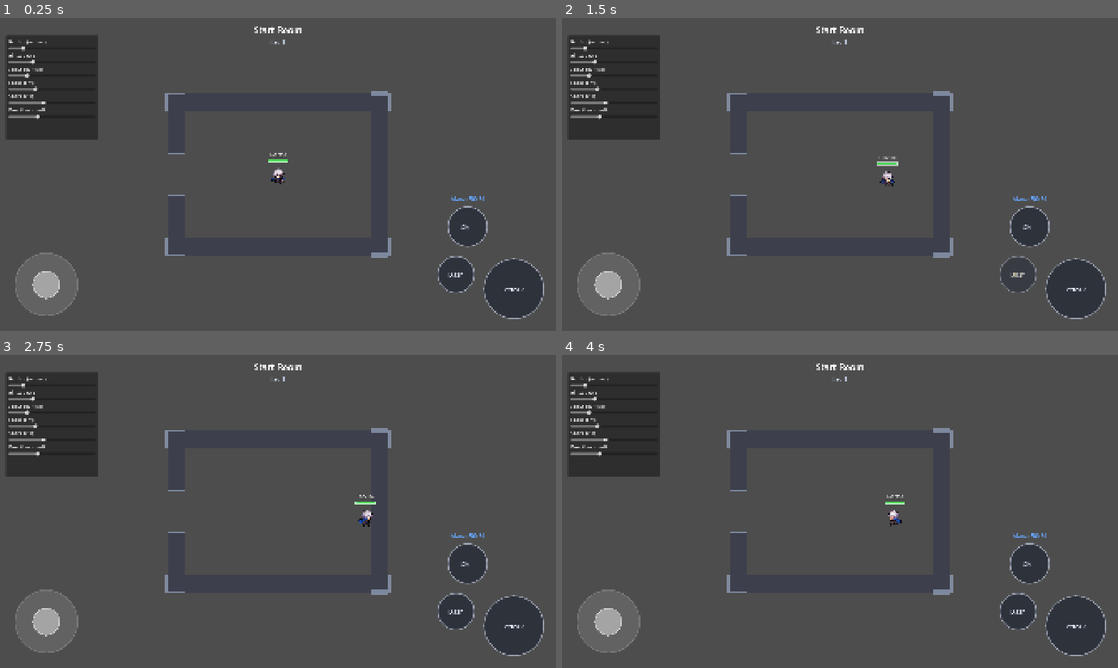
Above: before the commit, frames 1-4 (two rows, left to right).
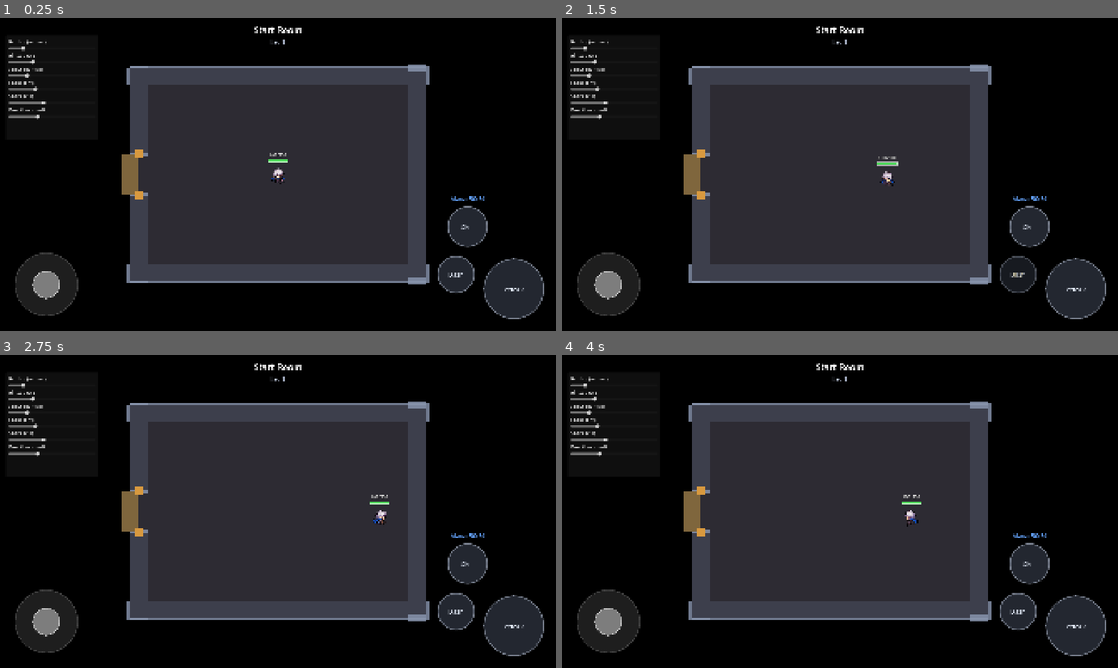
Above: after the commit, the same moments.

Repository: Xylion153/Dungeon
Game: Godot game, scene res://scenes/main/DungeonLevel.tscn
The game is run twice, just before and just after one commit, with the same random seed, the same clock (stepped at 60 frames per second) and the same inputs. This scene is started directly instead of the project's main scene.
Inputs (mouse positions are in pixels of both pictures, inside the frame that each line leads up to):
- Up to frame 1 (0.25 s): no input
- Up to frame 2 (1.5 s): tap Enter at 0.5 s; drag from (606, 284) to (739, 174) at 0.52 s; drag from (1017, 274) to (739, 174) at 1.27 s
- Up to frame 3 (2.75 s): tap Space at 2 s; move the mouse to (467, 564) at 2.02 s; hold D from 2.03 s (still down); hold K from 2.03 s (still down); click (467, 564) at 2.17 s
- Up to frame 4 (4 s): release D at 2.75 s; release K at 2.75 s; drag from (1073, 627) to (673, 464) at 2.77 s; tap Enter at 3.5 s; move the mouse to (1006, 558) at 3.52 s; hold A from 3.53 s (still down); hold K from 3.53 s (still down)

The runs differ from the first frame. In frame 1, 87% of the frame differs, in the area x 0-100%, y 0-100%; in frame 2, 88%; in frame 3, 87%; in frame 4, 87%.

Commit message:
Remove endless mode, grow dungeon rooms, add entryways/void, telegraph enemy spawns
Endless mode (the old wave-based Arena.tscn - killing its boss just led
into more regular-enemy waves forever, never actually ending) is gone:
Arena.tscn, arena.gd, GameOverScreen, and WaveSpawner are all deleted
outright (confirmed via grep that nothing else had a real dependency on
them, only comments). WorldMapMenu now offers just the two real
destinations, The Brute and The Depths.

DungeonLevel rooms are bigger (480x340 half-extents, up from 350x250) and
now read as actual lit rooms in a dark place rather than floating in the
default clear color - a black void Polygon2D plus a stone-colored room
floor, both permanent/fixed since every room is the same size, never
touched by the per-room content swap. Door gaps get a lit threshold strip
pushing past the wall line plus two torch-colored corner posts, reading
as an entryway rather than just an empty gap in the wall.

Enemies no longer appear directly on top of the player: each spawn places
a blinking floor marker (SpawnMarker) immediately and defers the actual
spawn by 2 seconds. The room-clear physics check now also waits on a
_pending_spawns counter, not just an empty alive-enemies list, since an
empty list during the telegraph window (nothing has spawned yet) would
otherwise read as "cleared" before the fight even starts.

Co-Authored-By: Claude Opus 5 <noreply@anthropic.com>

Diff:
--- /dev/null
+++ b/scenes/combat/SpawnMarker.tscn
@@ -0,0 +1,8 @@
+[gd_scene load_steps=2 format=3]
+
+[ext_resource type="Script" path="res://scripts/combat/spawn_marker.gd" id="1"]
+
+[node name="SpawnMarker" type="Node2D"]
+script = ExtResource("1")
+
+[node name="Visual" type="Polygon2D" parent="."]
--- a/scenes/main/Arena.tscn
+++ /dev/null
@@ -1,51 +0,0 @@
-[gd_scene load_steps=13 format=3]
-
-[ext_resource type="Script" path="res://scripts/main/arena.gd" id="0"]
-[ext_resource type="PackedScene" path="res://scenes/player/Player.tscn" id="1"]
-[ext_resource type="PackedScene" path="res://scenes/enemies/MeleeChaser.tscn" id="2"]
-[ext_resource type="PackedScene" path="res://scenes/ui/Hud.tscn" id="3"]
-[ext_resource type="PackedScene" path="res://scenes/ui/FeelKnobsPanel.tscn" id="4"]
-[ext_resource type="PackedScene" path="res://scenes/world/Obstacle.tscn" id="5"]
-[ext_resource type="Script" path="res://scripts/visuals/grid_background.gd" id="6"]
-[ext_resource type="Script" path="res://scripts/spawn/wave_spawner.gd" id="7"]
-[ext_resource type="PackedScene" path="res://scenes/enemies/RangedEnemy.tscn" id="8"]
-[ext_resource type="PackedScene" path="res://scenes/enemies/OrbitingEnemy.tscn" id="9"]
-[ext_resource type="PackedScene" path="res://scenes/enemies/BossEnemy.tscn" id="10"]
-[ext_resource type="PackedScene" path="res://scenes/ui/BossHealthBar.tscn" id="11"]
-[ext_resource type="PackedScene" path="res://scenes/ui/GameOverScreen.tscn" id="12"]
-
-[node name="Arena" type="Node2D"]
-script = ExtResource("0")
-
-[node name="Background" type="Node2D" parent="."]
-position = Vector2(960, 540)
-script = ExtResource("6")
-
-[node name="Player" parent="." instance=ExtResource("1")]
-position = Vector2(500, 540)
-
-[node name="Obstacle" parent="." instance=ExtResource("5")]
-position = Vector2(950, 560)
-scale = Vector2(0.4, 2.2)
-
-[node name="Obstacle2" parent="." instance=ExtResource("5")]
-position = Vector2(1550, 750)
-scale = Vector2(1.8, 0.4)
-
-[node name="Obstacle3" parent="." instance=ExtResource("5")]
-position = Vector2(700, 180)
-scale = Vector2(1.2, 1.2)
-
-[node name="WaveSpawner" type="Node2D" parent="."]
-script = ExtResource("7")
-enemy_scenes = Array[PackedScene]([ExtResource("2"), ExtResource("8"), ExtResource("9")])
-boss_scene = ExtResource("10")
-boss_wave = 5
-
-[node name="Hud" parent="." instance=ExtResource("3")]
-
-[node name="FeelKnobsPanel" parent="." instance=ExtResource("4")]
-
-[node name="BossHealthBar" parent="." instance=ExtResource("11")]
-
-[node name="GameOverScreen" parent="." instance=ExtResource("12")]
--- a/scenes/main/DungeonLevel.tscn
+++ b/scenes/main/DungeonLevel.tscn
@@ -8,6 +8,14 @@
 
 [node name="DungeonLevel" type="Node2D"]
 script = ExtResource("0")
+
+[node name="VoidBackground" type="Polygon2D" parent="."]
+polygon = PackedVector2Array(-1000, -800, 2920, -800, 2920, 1880, -1000, 1880)
+color = Color(0, 0, 0, 1)
+
+[node name="RoomFloor" type="Polygon2D" parent="."]
+position = Vector2(960, 540)
+color = Color(0.18, 0.17, 0.2, 1)
 
 [node name="RoomContent" type="Node2D" parent="."]
 position = Vector2(960, 540)
--- a/scenes/ui/GameOverScreen.tscn
+++ /dev/null
@@ -1,47 +0,0 @@
-[gd_scene load_steps=2 format=3]
-
-[ext_resource type="Script" path="res://scripts/ui/game_over_screen.gd" id="1"]
-
-[node name="GameOverScreen" type="CanvasLayer"]
-script = ExtResource("1")
-
-[node name="Background" type="ColorRect" parent="."]
-offset_right = 1920.0
-offset_bottom = 1080.0
-color = Color(0, 0, 0, 0.75)
-
-[node name="CenterContainer" type="CenterContainer" parent="."]
-offset_right = 1920.0
-offset_bottom = 1080.0
-
-[node name="VBoxContainer" type="VBoxContainer" parent="CenterContainer"]
-layout_mode = 2
-theme_override_constants/separation = 30
-
-[node name="Title" type="Label" parent="CenterContainer/VBoxContainer"]
-layout_mode = 2
-theme_override_font_sizes/font_size = 72
-horizontal_alignment = 1
-text = "YOU DIED"
-
-[node name="WaveLabel" type="Label" parent="CenterContainer/VBoxContainer"]
-layout_mode = 2
-theme_override_font_sizes/font_size = 36
-horizontal_alignment = 1
-text = "Wave Reached: 0"
-
-[node name="Spacer" type="Control" parent="CenterContainer/VBoxContainer"]
-custom_minimum_size = Vector2(0, 20)
-layout_mode = 2
-
-[node name="RetryButton" type="Button" parent="CenterContainer/VBoxContainer"]
-custom_minimum_size = Vector2(400, 110)
-layout_mode = 2
-theme_override_font_sizes/font_size = 34
-text = "Retry (Same Loadout)"
-
-[node name="ChangeLoadoutButton" type="Button" parent="CenterContainer/VBoxContainer"]
-custom_minimum_size = Vector2(400, 110)
-layout_mode = 2
-theme_override_font_sizes/font_size = 34
-text = "Return to Town"
--- a/scripts/autoload/game_state.gd
+++ b/scripts/autoload/game_state.gd
@@ -7,13 +7,13 @@
 var equipped_skill: SkillData = null
 var run_loot: Array[GearPieceData] = [] ## gear collected THIS run - banked to SaveManager's inventory on death, not equipped mid-run
 var run_artifact_loot: Array[ArtifactPieceData] = [] ## same idea as run_loot, for Artifacts
-var active_run_buffs: Array[StatModifierData] = [] ## Shop consumable effects for the current run - rebuilt by arena.gd on each run start
+var active_run_buffs: Array[StatModifierData] = [] ## Shop consumable effects for the current run - rebuilt by whatever combat scene's script starts the run
 
 ## Consumes one of each owned Shop consumable and stages its effect for the
-## run about to start. Must run BEFORE Arena.tscn loads (its Player reads
-## active_run_buffs during its own _ready(), and children ready before their
-## parent - Arena.tscn's own _ready() would already be too late) - call this
-## from every place that changes the scene to Arena.tscn, not just one.
+## run about to start. Must run BEFORE the combat scene loads (its Player
+## reads active_run_buffs during its own _ready(), and children ready before
+## their parent - the scene's own _ready() would already be too late) - call
+## this from every place that changes to a combat scene, not just one.
 func apply_run_buffs() -> void:
 	active_run_buffs.clear()
 	for consumable in DataFolder.list_resources("res://data/consumables"):
--- /dev/null
+++ b/scripts/combat/spawn_marker.gd
@@ -0,0 +1,18 @@
+extends Node2D
+## A blinking floor marker that telegraphs an enemy about to spawn there -
+## purely visual. DungeonLevel owns the actual timing and is responsible for
+## freeing this node itself once the telegraph completes (so it can check
+## is_instance_valid() to detect "the room was already left" and skip a
+## spawn into a stale room).
+
+@onready var shape_visual: Polygon2D = $Visual
+
+func _ready() -> void:
+	shape_visual.polygon = _diamond_polygon(16.0)
+	shape_visual.color = Color(0.9, 0.2, 0.2, 0.85)
+	var tween := create_tween().set_loops()
+	tween.tween_property(shape_visual, "modulate:a", 0.15, 0.35).set_ease(Tween.EASE_IN_OUT)
+	tween.tween_property(shape_visual, "modulate:a", 1.0, 0.35).set_ease(Tween.EASE_IN_OUT)
+
+func _diamond_polygon(size: float) -> PackedVector2Array:
+	return PackedVector2Array([Vector2(0, -size), Vector2(size, 0), Vector2(0, size), Vector2(-size, 0)])
--- a/scripts/data/consumable_data.gd
+++ b/scripts/data/consumable_data.gd
@@ -2,8 +2,8 @@
 extends Resource
 ## A Shop-purchasable one-run buff: bought once, auto-applied (and consumed)
 ## the next time a run starts. Same StatModifierData the rest of the stat
-## pipeline already understands - see scripts/main/arena.gd's _ready() and
-## GameState.active_run_buffs.
+## pipeline already understands - see GameState.apply_run_buffs()/
+## active_run_buffs.
 
 @export var id := ""
 @export var display_name := ""
--- a/scripts/main/arena.gd
+++ /dev/null
@@ -1,41 +0,0 @@
-extends Node2D
-
-const KILL_XP := 5.0
-const WAVE_CLEAR_XP := 25.0
-
-@onready var wave_spawner: WaveSpawner = $WaveSpawner
-@onready var game_over_screen: CanvasLayer = $GameOverScreen
-
-var current_wave := 0
-
-func _ready() -> void:
-	EventBus.wave_started.connect(func(w: int) -> void: current_wave = w)
-	EventBus.enemy_killed.connect(_on_enemy_killed)
-	EventBus.wave_cleared.connect(_on_wave_cleared)
-	call_deferred("_bind_player")
-
-func _on_enemy_killed(_attacker: Node, _enemy: Node, _killing_blow_damage: float) -> void:
-	if GameState.current_class:
-		SaveManager.add_xp(GameState.current_class.id, KILL_XP)
-
-func _on_wave_cleared(_wave_number: int) -> void:
-	if GameState.current_class:
-		SaveManager.add_xp(GameState.current_class.id, WAVE_CLEAR_XP)
-
-func _bind_player() -> void:
-	var player := get_tree().get_first_node_in_group("player")
-	if player:
-		player.died.connect(_on_player_died)
-
-func _on_player_died() -> void:
-	wave_spawner.set_physics_process(false)
-	# "Carrying loot back to town": everything collected this run banks into
-	# the persistent inventory the instant the run ends, then the run list
-	# clears so the next attempt starts empty.
-	for piece in GameState.run_loot:
-		SaveManager.add_to_inventory(piece)
-	GameState.run_loot.clear()
-	for piece in GameState.run_artifact_loot:
-		SaveManager.add_artifact_to_inventory(piece)
-	GameState.run_artifact_loot.clear()
-	game_over_screen.show_result(current_wave)
--- a/scripts/main/dungeon_level.gd
+++ b/scripts/main/dungeon_level.gd
@@ -8,18 +8,20 @@
 
 const ROOM_COUNT := 7
 const MAX_GRID_EXTENT := 3
-const ROOM_HALF_WIDTH := 350.0
-const ROOM_HALF_HEIGHT := 250.0
+const ROOM_HALF_WIDTH := 480.0
+const ROOM_HALF_HEIGHT := 340.0
 const WALL_THICKNESS := 60.0
 const DOOR_GAP := 140.0
 const ENTRY_INSET := 90.0
 const KILL_XP := 5.0
 const BOSS_REWARD_GEMS := 75
 const REWARD_ROOM_GEMS := 25
+const SPAWN_TELEGRAPH_DURATION := 2.0 ## seconds a floor marker blinks before its enemy actually appears
 
 const ObstacleScene := preload("res://scenes/world/Obstacle.tscn")
 const BossScene := preload("res://scenes/enemies/BossEnemy.tscn")
 const LootPickupScene := preload("res://scenes/combat/LootPickup.tscn")
+const SpawnMarkerScene := preload("res://scenes/combat/SpawnMarker.tscn")
 const ENEMY_SCENES := [
 	preload("res://scenes/enemies/MeleeChaser.tscn"),
 	preload("res://scenes/enemies/RangedEnemy.tscn"),
@@ -31,12 +33,14 @@
 @onready var room_label: Label = $Hud/WaveLabel
 @onready var room_content: Node2D = $RoomContent
 @onready var room_camera: Camera2D = $RoomCamera
+@onready var room_floor: Polygon2D = $RoomFloor
 
 var _rooms: Dictionary = {} # Vector2i -> RoomData
 var _current_pos: Vector2i
 var _alive_enemies: Array = []
 var _door_triggers: Array[Area2D] = []
 var _room_has_enemies := false
+var _pending_spawns := 0 ## enemies whose telegraph marker hasn't resolved into a real spawn yet - the clear-check must not run while this is > 0
 
 func _ready() -> void:
 	# Fixed per-room camera, not scrolling with the player (small rooms are
@@ -47,6 +51,11 @@
 	room_camera.make_current()
 	CombatFeel.register_camera(room_camera)
 
+	room_floor.polygon = PackedVector2Array([
+		Vector2(-ROOM_HALF_WIDTH, -ROOM_HALF_HEIGHT), Vector2(ROOM_HALF_WIDTH, -ROOM_HALF_HEIGHT),
+		Vector2(ROOM_HALF_WIDTH, ROOM_HALF_HEIGHT), Vector2(-ROOM_HALF_WIDTH, ROOM_HALF_HEIGHT),
+	])
+
 	var generated := RoomGridGenerator.generate(ROOM_COUNT, MAX_GRID_EXTENT)
 	_rooms = generated["rooms"]
 	_current_pos = generated["start_pos"]
@@ -57,7 +66,7 @@
 	_load_room(_current_pos, Vector2i.ZERO)
 
 func _physics_process(_delta: float) -> void:
-	if not _room_has_enemies:
+	if not _room_has_enemies or _pending_spawns > 0:
 		return
 	_alive_enemies = _alive_enemies.filter(func(e): return is_instance_valid(e))
 	if _alive_enemies.is_empty():
@@ -96,6 +105,7 @@
 	_door_triggers.clear()
 	_alive_enemies.clear()
 	_room_has_enemies = false
+	_pending_spawns = 0
 
 	var room: RoomData = _rooms[pos]
 	_current_pos = pos
@@ -172,6 +182,7 @@
 		_build_wall_segment(Vector2(cross_offset, segment_center_axis), size)
 
 	_build_door_trigger(direction, cross_offset, horizontal, room)
+	_build_door_frame(direction, cross_offset, horizontal)
 
 func _build_wall_segment(local_center: Vector2, size: Vector2) -> void:
 	var obstacle := ObstacleScene.instantiate()
@@ -193,6 +204,45 @@
 	door.body_entered.connect(_on_door_entered.bind(direction))
 	_door_triggers.append(door)
 
+## A lit threshold strip pushing out past the wall line, plus two small
+## torch-lit corner posts flanking the gap - reads as "an entryway leading
+## somewhere," distinct from the room's own stone floor and from the black
+## void beyond it.
+func _build_door_frame(direction: Vector2i, cross_offset: float, horizontal: bool) -> void:
+	const THRESHOLD_DEPTH := 60.0
+	const THRESHOLD_COLOR := Color(0.5, 0.4, 0.24, 1.0)
+	const POST_SIZE := 14.0
+	const POST_COLOR := Color(0.85, 0.6, 0.25, 1.0)
+
+	var outward: float = THRESHOLD_DEPTH if (direction == Vector2i.DOWN or direction == Vector2i.RIGHT) else -THRESHOLD_DEPTH
+	var threshold := Polygon2D.new()
+	if horizontal:
+		var y0 := cross_offset
+		var y1 := cross_offset + outward
+		threshold.polygon = PackedVector2Array([
+			Vector2(-DOOR_GAP * 0.5, y0), Vector2(DOOR_GAP * 0.5, y0),
+			Vector2(DOOR_GAP * 0.5, y1), Vector2(-DOOR_GAP * 0.5, y1),
+		])
+	else:
+		var x0 := cross_offset
+		var x1 := cross_offset + outward
+		threshold.polygon = PackedVector2Array([
+			Vector2(x0, -DOOR_GAP * 0.5), Vector2(x0, DOOR_GAP * 0.5),
+			Vector2(x1, DOOR_GAP * 0.5), Vector2(x1, -DOOR_GAP * 0.5),
+		])
+	threshold.color = THRESHOLD_COLOR
+	room_content.add_child(threshold)
+
+	for side in [-1.0, 1.0]:
+		var post := Polygon2D.new()
+		post.polygon = PackedVector2Array([
+			Vector2(-POST_SIZE, -POST_SIZE), Vector2(POST_SIZE, -POST_SIZE),
+			Vector2(POST_SIZE, POST_SIZE), Vector2(-POST_SIZE, POST_SIZE),
+		])
+		post.color = POST_COLOR
+		post.position = Vector2(side * DOOR_GAP * 0.5, cross_offset) if horizontal else Vector2(cross_offset, side * DOOR_GAP * 0.5)
+		room_content.add_child(post)
+
 func _on_door_entered(body: Node, direction: Vector2i) -> void:
 	if not body.is_in_group("player"):
 		return
@@ -205,20 +255,41 @@
 	var count := randi_range(2, 4)
 	for i in count:
 		var scene: PackedScene = ENEMY_SCENES[randi() % ENEMY_SCENES.size()]
+		var offset := Vector2(randf_range(-ROOM_HALF_WIDTH + 80.0, ROOM_HALF_WIDTH - 80.0), randf_range(-ROOM_HALF_HEIGHT + 80.0, ROOM_HALF_HEIGHT - 80.0))
+		_spawn_with_telegraph(scene, offset)
+
+func _spawn_boss() -> void:
+	_spawn_with_telegraph(BossScene, Vector2.ZERO)
+
+## Places a blinking marker immediately and defers the actual spawn by
+## SPAWN_TELEGRAPH_DURATION, so enemies never appear right on top of the
+## player. _room_has_enemies only flips true once every pending spawn this
+## room-load has resolved - the physics-process clear-check must not run
+## while enemies are still telegraphing, or an empty _alive_enemies list
+## would wrongly read as "cleared" before anything even spawned.
+func _spawn_with_telegraph(scene: PackedScene, local_offset: Vector2) -> void:
+	_pending_spawns += 1
+	var marker := SpawnMarkerScene.instantiate()
+	room_content.add_child(marker)
+	marker.global_position = _local_to_global(local_offset)
+	var spawn_room_pos := _current_pos # a value, not a node reference - safe to compare later even if the room was long since torn down
+
+	get_tree().create_timer(SPAWN_TELEGRAPH_DURATION).timeout.connect(func():
+		_pending_spawns -= 1
+		if spawn_room_pos != _current_pos:
+			return # the player already left this room (doors are locked during the telegraph in normal play, so this only matters defensively) - don't spawn into a stale room
+		if is_instance_valid(marker):
+			marker.queue_free()
+
 		var enemy = scene.instantiate()
 		room_content.add_child(enemy)
-		var offset := Vector2(randf_range(-ROOM_HALF_WIDTH + 80.0, ROOM_HALF_WIDTH - 80.0), randf_range(-ROOM_HALF_HEIGHT + 80.0, ROOM_HALF_HEIGHT - 80.0))
-		enemy.global_position = _local_to_global(offset)
+		enemy.global_position = _local_to_global(local_offset)
+		if scene == BossScene:
+			enemy.died.connect(_on_boss_died)
 		_alive_enemies.append(enemy)
-	_room_has_enemies = true
-
-func _spawn_boss() -> void:
-	var boss := BossScene.instantiate()
-	room_content.add_child(boss)
-	boss.global_position = _local_to_global(Vector2.ZERO)
-	boss.died.connect(_on_boss_died)
-	_alive_enemies.append(boss)
-	_room_has_enemies = true
+		if _pending_spawns <= 0:
+			_room_has_enemies = true
+	)
 
 func _spawn_gems_pickup(local_pos: Vector2) -> void:
 	var pickup := LootPickupScene.instantiate()
--- a/scripts/main/raid_arena.gd
+++ b/scripts/main/raid_arena.gd
@@ -1,13 +1,13 @@
 extends Node2D
-## A single boss-only encounter, no wave escalation - deliberately NOT using
-## WaveSpawner (see scripts/spawn/wave_spawner.gd's header: its
-## _start_next_wave() unconditionally spawns another regular-enemy pack once
-## a wave clears, which is exactly the "runs forever" behavior a raid must
-## not have). The boss is instantiated directly instead.
+## A single boss-only encounter, no wave escalation - the boss is
+## instantiated directly rather than through any kind of escalating spawner,
+## since a raid must never keep spawning more content after the boss dies
+## (that "runs forever" behavior is exactly what the old endless-mode Arena
+## did, and why it was removed).
 
 const KILL_XP := 5.0
 const BOSS_SCENE := preload("res://scenes/enemies/BossEnemy.tscn")
-const SPAWN_OFFSET := Vector2(600.0, 0.0) # roughly matches WaveSpawner's 500-700px spawn radius
+const SPAWN_OFFSET := Vector2(600.0, 0.0)
 
 @onready var player: Player = $Player
 @onready var result_screen: CanvasLayer = $RaidResultScreen
--- a/scripts/main/town.gd
+++ b/scripts/main/town.gd
@@ -1,3 +1,4 @@
 extends Node2D
-## The Town hub: no run logic lives here (no XP/death handling like
-## arena.gd) - it's purely scene composition, walking between stations.
+## The Town hub: no run logic lives here (no XP/death handling like the
+## combat scenes have) - it's purely scene composition, walking between
+## stations.
--- a/scripts/spawn/wave_spawner.gd
+++ /dev/null
@@ -1,85 +0,0 @@
-class_name WaveSpawner
-extends Node2D
-## Spawns an escalating count of enemies in a ring around the player,
-## waits for the wave to clear, gives a breather, then starts the next one.
-## A configured boss_wave spawns the boss instead of a normal pack, as the
-## Phase 1 "boss fight test."
-
-@export var enemy_scenes: Array[PackedScene] = []
-@export var boss_scene: PackedScene
-@export var boss_wave := 5
-@export var spawn_radius_min := 500.0
-@export var spawn_radius_max := 700.0
-@export var breather_duration := 3.0
-@export var base_enemies_per_wave := 3
-@export var enemies_added_per_wave := 1
-@export var health_scale_per_wave := 0.15
-@export var damage_scale_per_wave := 0.1
-
-var current_wave := 0
-
-var _alive_enemies: Array = []
-var _player: Node2D
-var _breather_timer := 0.0
-var _in_breather := false
-var _started := false
-
-func _ready() -> void:
-	_player = get_tree().get_first_node_in_group("player")
-	call_deferred("_start_next_wave")
-
-func _physics_process(delta: float) -> void:
-	if not _started:
-		return
-
-	if _in_breather:
-		_breather_timer -= delta
-		if _breather_timer <= 0.0:
-			_start_next_wave()
-		return
-
-	_alive_enemies = _alive_enemies.filter(func(e): return is_instance_valid(e))
-	if _alive_enemies.is_empty():
-		_in_breather = true
-		_breather_timer = breather_duration
-		EventBus.wave_cleared.emit(current_wave)
-
-func _start_next_wave() -> void:
-	_started = true
-	_in_breather = false
-	current_wave += 1
-	EventBus.wave_started.emit(current_wave)
-
-	if boss_scene != null and current_wave == boss_wave:
-		_spawn_one(boss_scene)
-		return
-
-	var count: int = base_enemies_per_wave + (current_wave - 1) * enemies_added_per_wave
-	for i in count:
-		_spawn_random_enemy()
-
-func _spawn_random_enemy() -> void:
-	if enemy_scenes.is_empty():
-		return
-	_spawn_one(enemy_scenes[randi() % enemy_scenes.size()])
-
-func _spawn_one(scene: PackedScene) -> void:
-	if _player == null or not is_instance_valid(_player):
-		_player = get_tree().get_first_node_in_group("player")
-	if _player == null:
-		return
-
-	var enemy = scene.instantiate()
-	var angle := randf() * TAU
-	var dist := randf_range(spawn_radius_min, spawn_radius_max)
-	enemy.position = _player.global_position + Vector2(cos(angle), sin(angle)) * dist
-	get_parent().add_child(enemy)
-
-	var wave_index: int = current_wave - 1
-	if "max_health" in enemy:
-		enemy.max_health *= 1.0 + wave_index * health_scale_per_wave
-		enemy.health = enemy.max_health
-	if enemy.has_method("scale_difficulty"):
-		enemy.scale_difficulty(1.0 + wave_index * damage_scale_per_wave)
-
-	_alive_enemies.append(enemy)
--- a/scripts/ui/game_over_screen.gd
+++ /dev/null
@@ -1,21 +0,0 @@
-extends CanvasLayer
-## Death screen (brief section 7): shows the wave reached, then either
-## retries with the same loadout (reload Arena - GameState.equipped_weapon/
-## skill already persist across scene changes) or returns to loadout
-## selection.
-
-@onready var wave_label: Label = $CenterContainer/VBoxContainer/WaveLabel
-@onready var retry_button: Button = $CenterContainer/VBoxContainer/RetryButton
-@onready var change_loadout_button: Button = $CenterContainer/VBoxContainer/ChangeLoadoutButton
-
-func _ready() -> void:
-	visible = false
-	retry_button.pressed.connect(func():
-		GameState.apply_run_buffs()
-		get_tree().change_scene_to_file("res://scenes/main/Arena.tscn")
-	)
-	change_loadout_button.pressed.connect(func(): get_tree().change_scene_to_file("res://scenes/main/Town.tscn"))
-
-func show_result(wave_reached: int) -> void:
-	wave_label.text = "Wave Reached: %d" % wave_reached
-	visible = true
--- a/scripts/ui/world_map_menu.gd
+++ b/scripts/ui/world_map_menu.gd
@@ -1,8 +1,7 @@
 extends Control
-## Level-select seam between Town and actual runs. Only one destination
-## exists today (the Dungeon Arena), but this is where world bosses, raids,
-## and guild battles get their own cards later - Town's Travel station
-## points here once, so none of those additions touch Town itself.
+## Level-select seam between Town and actual runs - this is where world
+## bosses, raids, and guild battles get their own cards, so Town itself
+## never needs to change as more destinations are added.
 
 @onready var card_list: VBoxContainer = $VBoxContainer/ScrollContainer/CardList
 @onready var back_button: Button = $VBoxContainer/BackButton
@@ -14,16 +13,6 @@
 func _populate() -> void:
 	for child in card_list.get_children():
 		child.queue_free()
-
-	var button := Button.new()
-	button.custom_minimum_size = Vector2(0, 130)
-	button.add_theme_font_size_override("font_size", 30)
-	button.text = "Dungeon Raid\nFight through escalating waves to a boss."
-	button.pressed.connect(func():
-		GameState.apply_run_buffs()
-		get_tree().change_scene_to_file("res://scenes/main/Arena.tscn")
-	)
-	card_list.add_child(button)
 
 	var raid_button := Button.new()
 	raid_button.custom_minimum_size = Vector2(0, 130)
Not shown, added: scripts/combat/spawn_marker.gd.uid
Not shown, removed: scripts/main/arena.gd.uid
Not shown, removed: scripts/spawn/wave_spawner.gd.uid
Not shown, removed: scripts/ui/game_over_screen.gd.uid
